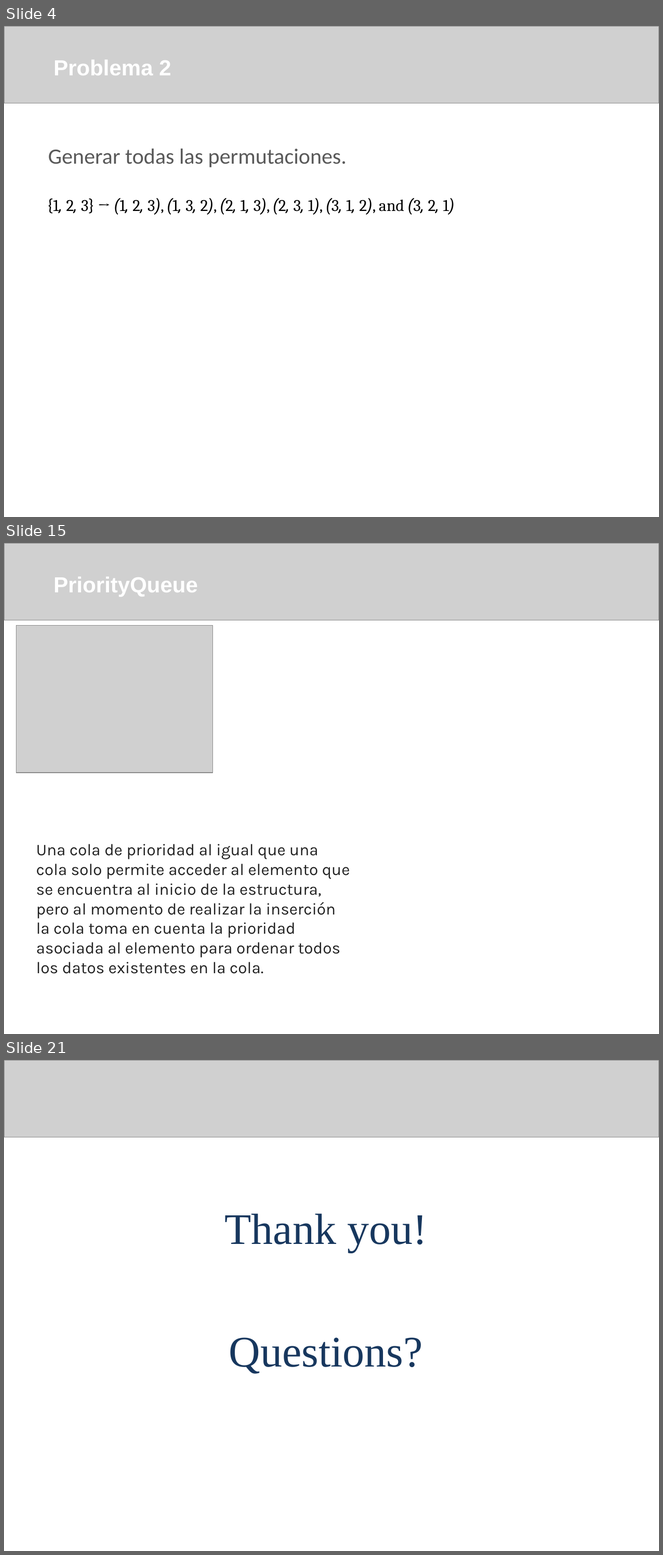
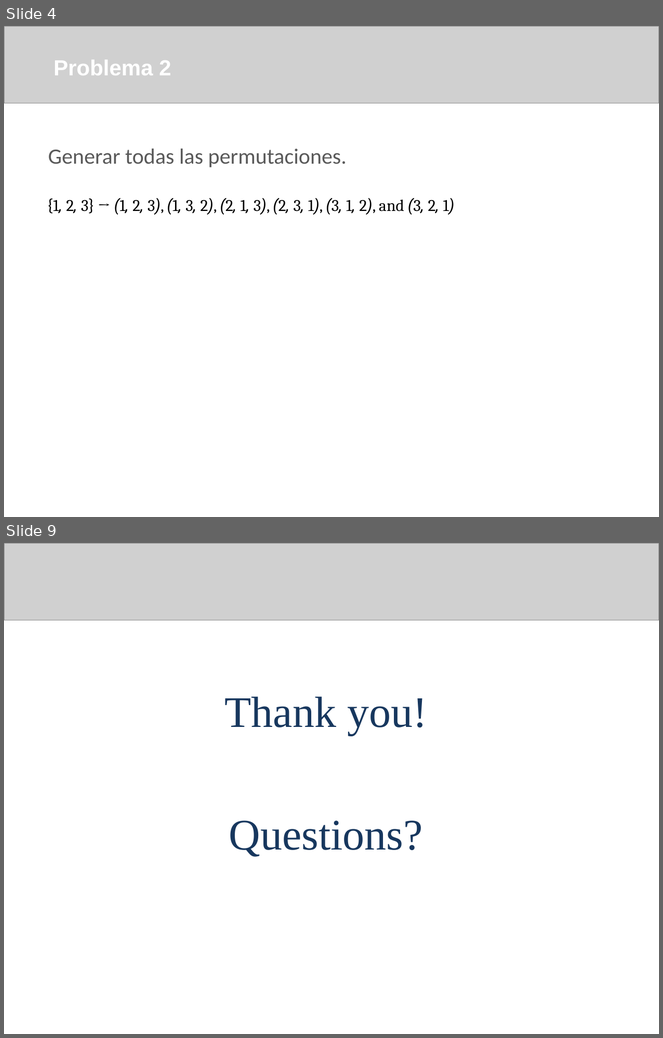
Before and after one commit to arleserp/competitiveProgramming, a slide deck: bitmasks subsets and permutations/Bitmasks.pptx. Shown one above the other, each under a label of ours: slides 4, 15 and 21 before the commit, slides 4 and 9 after it; the slides between them are not shown. The pictures are 663x1555 and 663x1038 pixels, drawn with LibreOffice and Linux fonts; fonts in the diff are those of the drawing; grey boxes stand for pictures; background and template pictures are left out. Boxes give left, top, right and bottom in pixels: in the first picture for what was removed or moved away, otherwise in the second. Text is boxed around its words. In the diff, an @@ line names an element or a change of style, - is before the commit and + after.

```diff
--- a/bitmasks subsets and permutations/Bitmasks.pptx
+++ b/bitmasks subsets and permutations/Bitmasks.pptx
@@ slide 15 removed at box(4, 543, 659, 1034), background picture (left out) @@
@@ picture removed at box(4, 543, 659, 620) @@
@@ text removed at box(53, 577, 198, 597) @@
-PriorityQueue
@@ picture removed at box(16, 626, 213, 773) @@
@@ text removed at box(36, 844, 350, 974) @@
-Una cola de prioridad al igual que una cola solo permite acceder al elemento que se encuentra al inicio de la estructura, pero al momento de realizar la inserción la cola toma en cuenta la prioridad asociada al elemento para ordenar todos los datos existentes en la cola.
@@ what was slide 21 is now slide 9 @@
```
Also in this commit, not shown: 1 slide changed, 4 slides added, 15 other slides removed, 9 other files.
